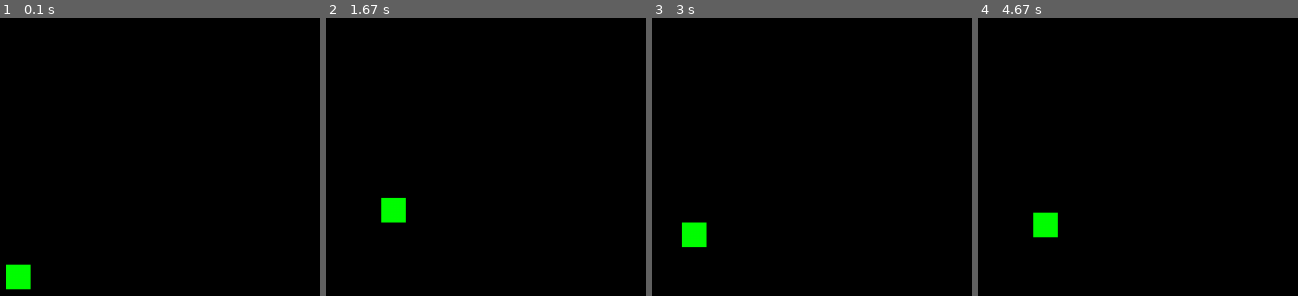
Above: before the commit, frames 1-4 (left to right).
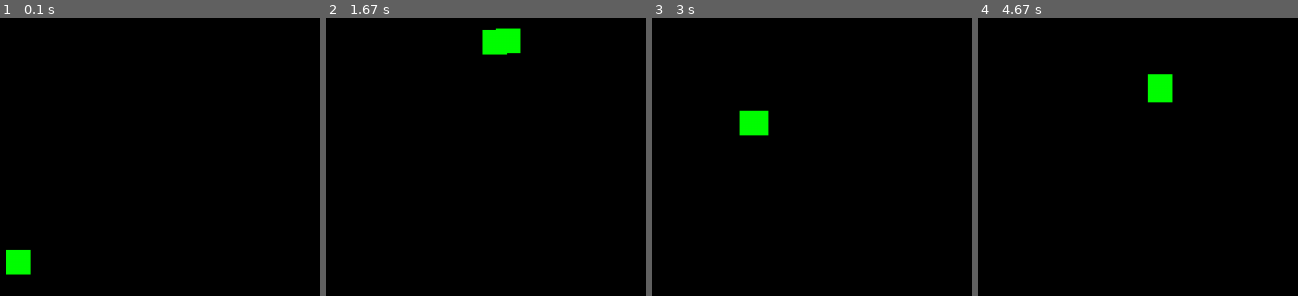
Above: after the commit, the same moments.

Repository: killuari/snake_pygame
Game: pygame game, started from main.py
The game is run twice, just before and just after one commit, with the same random seed, the same clock (stepped at 60 frames per second) and the same inputs.
Inputs:
- Up to frame 1 (0.1 s): no input
- Up to frame 2 (1.67 s): tap Q at 0.33 s; hold D 0.67-1.13 s; hold W 1.17-1.47 s; hold D from 1.5 s (still down)
- Up to frame 3 (3 s): release D at 1.97 s; hold A 2-2.53 s; hold S 2.57-2.87 s; hold A from 2.9 s (still down)
- Up to frame 4 (4.67 s): release A at 3.3 s; hold W 3.33-3.7 s; hold D 3.73-4.37 s; hold S from 4.4 s (still down)

The runs differ from the first frame. In frame 1, 0.9% of the frame differs, in the area x 1-10%, y 83-98%; in frame 2, 1.8%, in the area x 17-61%, y 3-74%; in frame 3, 1.6%; in frame 4, 1.6%.

Commit message:
update main.py

Diff:
--- a/main.py
+++ b/main.py
@@ -13,14 +13,16 @@
         pygame.draw.rect(surface, self.color, pygame.Rect(self.pos.x, self.pos.y, self.size, self.size))
 
     def move(self, dir, dt):
+        # print(f"self.pos = {self.pos} (Before Move)")
         if dir == "UP":
-            self.pos.y -= self.size*3 * dt
+            self.pos.y -= self.size *dt
         elif dir == "DOWN":
-            self.pos.y += self.size*3 * dt
+            self.pos.y += self.size *dt
         elif dir == "LEFT":
-            self.pos.x -= self.size*3 * dt
+            self.pos.x -= self.size *dt
         elif dir == "RIGHT":
-            self.pos.x += self.size*3 * dt
+            self.pos.x += self.size *dt
+        # print(f"self.pos = {self.pos} (After Move)")
 
     def getPos(self):
         return self.pos
@@ -43,15 +45,11 @@
             tile.draw(self.surface)
 
     def move(self, dir, dt):
-        pos = self.snakeList[0].getPos()
+        pos = self.snakeList[0].pos.copy()
         self.snakeList[0].move(dir, dt)
         for tile in self.snakeList[1:]:
-            print(pos)
-            print(self.snakeList[0].getPos())
             p = tile.getPos()
-            print(p)
-            tile.setPos(pos)
-            print(tile.getPos())
+            tile.setPos(tile.getPos().move_towards(pos, self.size * dt))
             pos = p
 
     def addTile(self):
@@ -74,6 +72,10 @@
     snake = Snake(screen)
 
     while running:
+
+        # limits FPS to 60
+        dt = clock.tick(60) / 100
+
         # poll for events
         # pygame.QUIT event means the user clicked X to close your window
         for event in pygame.event.get():
@@ -90,8 +92,8 @@
                     dir = "LEFT"
                 if event.key == pygame.K_d:
                     dir = "RIGHT"
-                    for tile in snake.getSnakeList():
-                        print(tile.getPos())
+
+
         # fill the screen with a color to wipe away anything from last frame
         screen.fill("black")
 
@@ -101,10 +103,6 @@
         # flip() the display to put your work on screen
         pygame.display.flip()
 
-        # limits FPS to 60
-        # dt is delta time in seconds since last frame, used for framerate-
-        # independent physics.
-        dt = clock.tick(60) / 1000
 
     pygame.quit()
 
